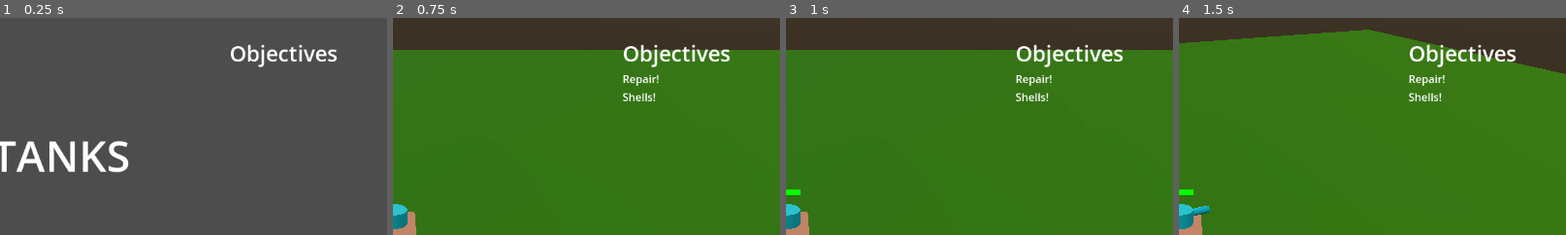
Above: before the commit, frames 1-4 (left to right).
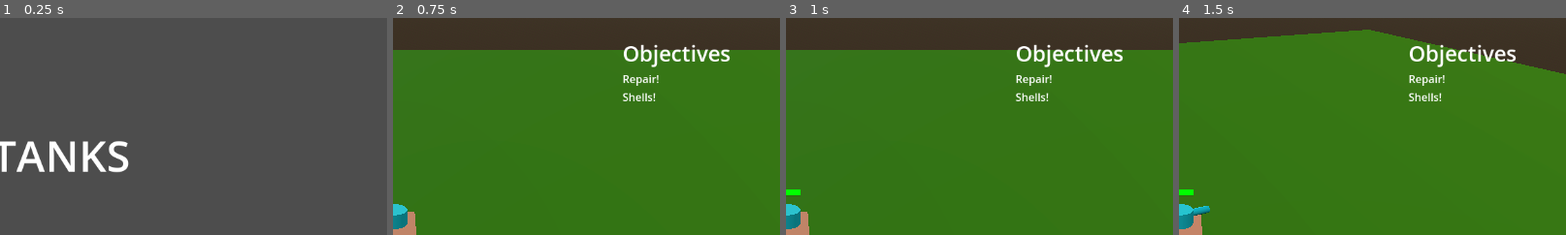
Above: after the commit, the same moments.

Repository: basavarajMHubli/GeoTanks
Game: Godot game, scene res://scenes/main_menu.tscn
The game is run twice, just before and just after one commit, with the same random seed, the same clock (stepped at 60 frames per second) and the same inputs.
Inputs (mouse positions are % of the whole screen's width and height, from its top left):
- Up to frame 1 (0.25 s): no input
- Up to frame 2 (0.75 s): click "Play" at 0.5 s
- Up to frame 3 (1 s): no input
- Up to frame 4 (1.5 s): move the mouse to (72, 45) at 1.27 s; hold D (turn_right) from 1.28 s (still down); click (72, 45) at 1.35 s
The pictures show only the part of the screen within x 50-100%, y 0-50%; the shares and areas given below are measured in that part.

The runs differ from the first frame. In frame 1, 1.0% of the frame differs, in the area x 59-87%, y 12-23%; in frame 2, nothing differs; in frame 3, nothing differs; in frame 4, nothing differs.

Commit message:
UI: Fixed Objective displayed on main menu

Diff:
--- a/UI/UIManager.gd
+++ b/UI/UIManager.gd
@@ -1,6 +1,7 @@
 extends Control
 
 @onready var obj_v_box_container = $CanvasLayer/ObjectiveVBoxContainer
+@onready var canvas_layer = $CanvasLayer
 
 
 func display_obj(obj_text):
@@ -16,3 +17,7 @@
 		if child is Label:
 			if child.text == obj_text:
 				child.modulate = Color.GRAY
+
+
+func ui_visibility(state: bool):
+	canvas_layer.visible = state
--- a/UI/UIManager.tscn
+++ b/UI/UIManager.tscn
@@ -12,6 +12,7 @@
 script = ExtResource("1_yi00g")
 
 [node name="CanvasLayer" type="CanvasLayer" parent="."]
+visible = false
 
 [node name="ObjectiveVBoxContainer" type="VBoxContainer" parent="CanvasLayer"]
 anchors_preset = 11
--- a/scenes/level_1.gd
+++ b/scenes/level_1.gd
@@ -2,6 +2,8 @@
 
 @onready var player_tank = $PlayerTank
 
+func _ready():
+	UIManager.ui_visibility(true)
 
 func _process(_delta):
 	get_tree().call_group("enemies", "update_target_location",
